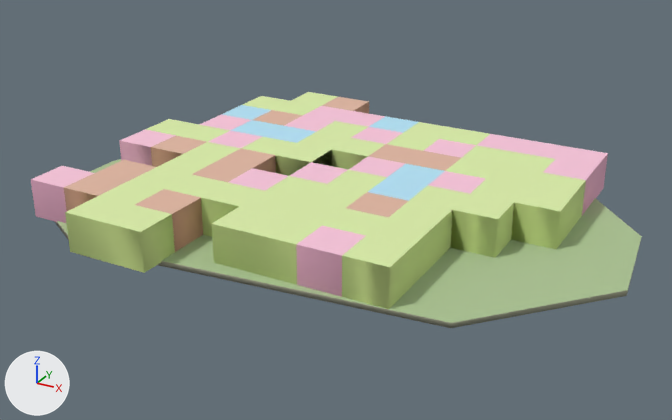
Before and after pictures for a commit that changed the glTF model godot_project/remake/sky/islands/SKY-066.lod2.glb.
Camera for both pictures: a 50 mm camera at (145.0, -267.0, 131.0) aimed at (-2.0, 0.0, -3.0). The lights are fixed; the arrows at lower left show +X, +Y and +Z. The first picture is the older version. Vertices at exactly the same position are counted once.

In view in the first picture: 'deck', 'rock', 'warren_hull'.
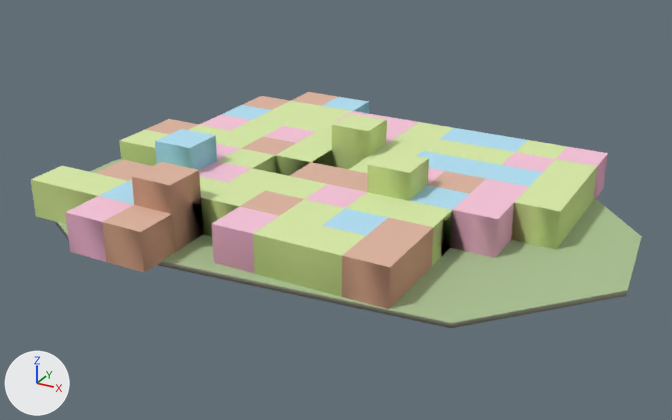
Edits to the scene script, one JSON object a line:
```json
{"block": "me_warren_hull", "where": "# used by ob_warren_hull; location = (0.0, 0.0, 0.0)"}
{"op": "remove", "block": "me_warren_hull", "code": "me_warren_hull.from_pydata(...)  # 184 vertices, 450 faces; spans x -87.0..78.0, y -75.0..75.0, z 0.0..13.0"}
{"op": "add", "block": "me_warren_hull", "code": "me_warren_hull.from_pydata(...)  # 202 vertices, 510 faces; spans x -87.0..78.0, y -75.0..75.0, z 0.0..23.0"}
{"block": "me_warren_hull", "change": "me_warren_hull part 1"}
{"block": "me_warren_hull", "change": "16 vertices are removed from x -72.0..78.0, y -60.0..60.0, z 0.0..13.0"}
{"block": "me_warren_hull", "change": "258 faces are deleted"}
{"block": "me_warren_hull", "change": "4 vertices are added at (48.0, 60.0, 0.0), (48.0, 60.0, 13.0), (48.0, 30.0, 0.0), (48.0, 30.0, 13.0)"}
{"block": "me_warren_hull", "change": "15 new vertices lie (0.0, 0.0, 23.0) away from vertices in x -57.0..33.0, y -60.0..30.0, z 0.0"}
{"block": "me_warren_hull", "change": "15 new vertices lie (15.0, 0.0, 0.0) away from vertices in x -72.0..63.0, y -45.0..45.0, z 0.0..23.0"}
{"block": "me_warren_hull", "change": "318 new faces join them"}
{"block": "me_warren_hull", "change": "me_warren_hull part 2: 138 kept faces spanning x -87.0..63.0, y -75.0..75.0, z 0.0..13.0 get new vertex colours"}
```

Boxes (x1, y1, x2, y2) around the edits, measured in the pictures (672 x 420 px; the box of a moved part takes in the faces that stretch with it):
```json
{"part": 1, "of": "me_warren_hull", "change": "moved or reshaped", "before": [31, 92, 600, 309], "after": [31, 92, 600, 309]}
{"part": 2, "of": "me_warren_hull", "change": "recoloured", "before": [65, 96, 498, 309], "after": [65, 96, 498, 309]}
```
